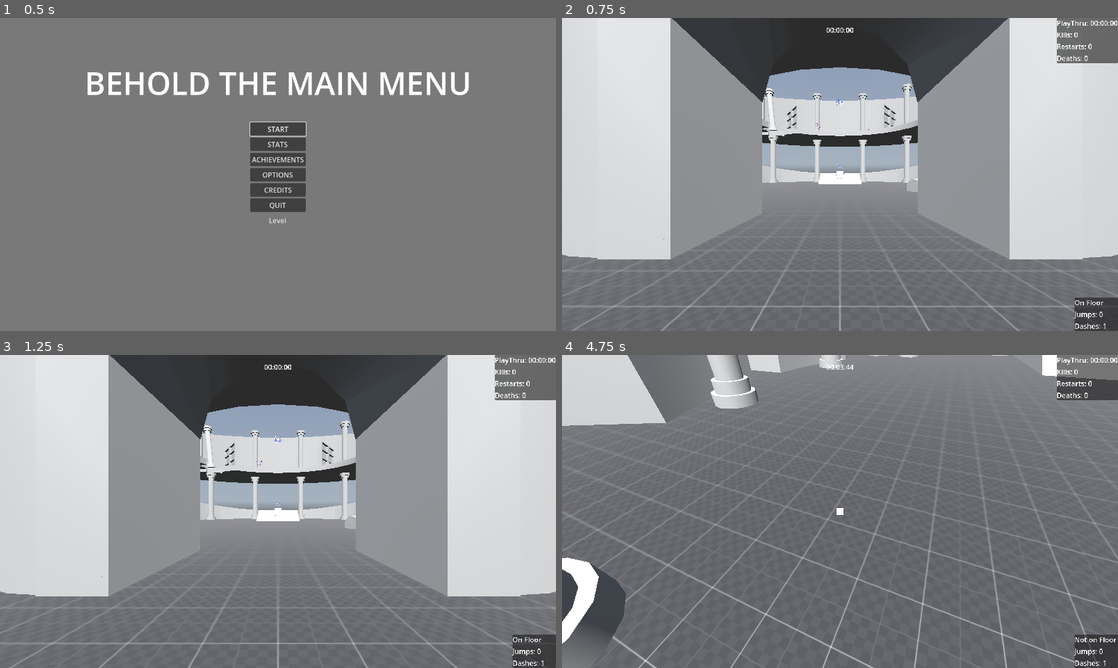
Above: before the commit, frames 1-4 (two rows, left to right).
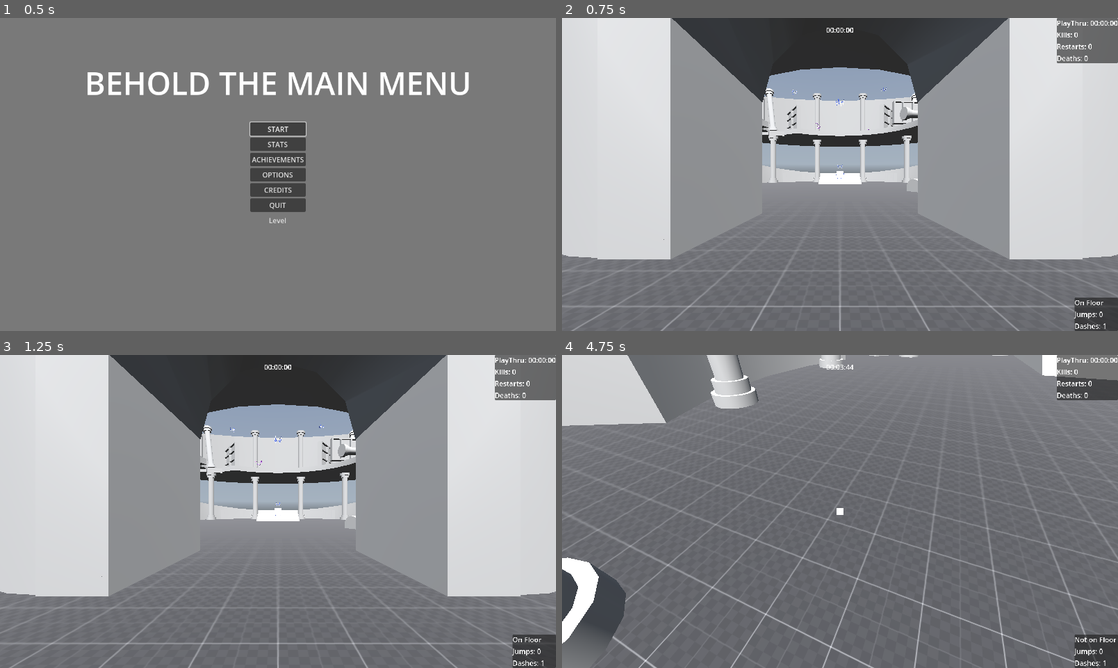
Above: after the commit, the same moments.

Repository: lucasrumney94/GodotGoneWild
Game: Godot game, scene res://Main/main_menu.tscn
The game is run twice, just before and just after one commit, with the same random seed, the same clock (stepped at 60 frames per second) and the same inputs. The engine's default icon, where the game draws it, is replaced by a stand-in: a white triangle on a blue panel in a dark square. A sky picture missing from this copy of the repository is replaced by a grey-blue gradient.
Inputs (mouse positions are in pixels of both pictures, inside the frame that each line leads up to):
- Up to frame 1 (0.5 s): no input
- Up to frame 2 (0.75 s): click "START" at 0.5 s
- Up to frame 3 (1.25 s): no input
- Up to frame 4 (4.75 s): tap Enter at 1.25 s; move the mouse to (834, 517) at 1.27 s; hold W (move_forward) 1.28-3.53 s; click (834, 517) at 1.35 s; tap Space (jump) at 1.52, 2.27, 3.77, 4.52 s; move the mouse to (878, 514) at 2.02 s; right-click (878, 514) at 2.1 s; move the mouse to (795, 508) at 2.77 s; click (795, 508) at 2.85 s; move the mouse to (845, 511) at 3.52 s; hold A (move_left) 3.53-4.28 s; right-click (845, 511) at 3.6 s; move the mouse to (817, 505) at 4.27 s; hold W (move_forward) from 4.28 s (still down); click (817, 505) at 4.35 s

Frame 1 is identical in both runs. In frame 2, 0.2% of the frame differs, in the area x 41-64%, y 20-34%; in frame 3, 0.2%; in frame 4, 0.3%, in the area x 33-40%, y 0-6%.

Commit message:
Update Stage 1 - Floor 2 Complete!
Finally, I have a 2nd floor that I don't hate and doesn't make me pull out my hair. Huzzah.

Diff:
--- a/godot-wild-tower/Main/Stages/stage_1.tscn
+++ b/godot-wild-tower/Main/Stages/stage_1.tscn
@@ -124,18 +124,6 @@
 operation = 2
 size = Vector3(9, 10, 16)
 
-[node name="SideArchCut" type="CSGCylinder3D" parent="First Floor/Stairs"]
-transform = Transform3D(-4.37114e-08, 1, -4.37114e-08, 0, -4.37114e-08, -1, -1, -4.37114e-08, 1.91069e-15, -23.5, 3, 0)
-operation = 2
-radius = 1.5
-height = 4.0
-sides = 12
-
-[node name="SideBoxCut" type="CSGBox3D" parent="First Floor/Stairs"]
-transform = Transform3D(-4.37114e-08, 0, 1, 0, 1, 0, -1, 0, -4.37114e-08, -23.5, 1, 0)
-operation = 2
-size = Vector3(3, 4, 4)
-
 [node name="Landing" type="CSGCombiner3D" parent="First Floor"]
 use_collision = true
 
@@ -311,10 +299,10 @@
 transform = Transform3D(1.87939, 0, -0.68404, 0, 2, 0, 0.68404, 0, 1.87939, 5.5, 0, -19.5)
 
 [node name="Column2" parent="Second Floor/2ndColumns" instance=ExtResource("8_j6044")]
-transform = Transform3D(1.41421, 0, -1.41421, 0, 2, 0, 1.41421, 0, 1.41421, 14.5, 0, -14.5)
+transform = Transform3D(1.41421, 0.64204, -1.26007, 0, 1.78201, 0.907979, 1.41421, -0.64204, 1.26007, 14.5, 0, -14.5)
 
 [node name="Column3" parent="Second Floor/2ndColumns" instance=ExtResource("8_j6044")]
-transform = Transform3D(1.87939, 0, 0.68404, 0, 2, 0, -0.68404, 0, 1.87939, 19.5, 0, -5.5)
+transform = Transform3D(0.627986, -1.89769, 0.066269, 0, -0.0697989, -1.99879, 1.89885, 0.627602, -0.0219164, 19.5, 0.7, -5.5)
 
 [node name="Column4" parent="Second Floor/2ndColumns" instance=ExtResource("8_j6044")]
 transform = Transform3D(0.785639, -1.83923, 8.03955e-08, -9.34881e-17, -8.74228e-08, -2, 1.83924, 0.785637, -3.43414e-08, 16.6149, -10.697, 5.17907)
@@ -381,6 +369,15 @@
 
 [node name="Bookcase12" parent="Second Floor/Bookcases" instance=ExtResource("11_fqk5l")]
 transform = Transform3D(-0.552243, 0, -0.833683, 0, 1, 0, 0.833683, 0, -0.552243, 10.1978, -9.53674e-07, -16.2562)
+
+[node name="Bookcase13" parent="Second Floor/Bookcases" instance=ExtResource("11_fqk5l")]
+transform = Transform3D(-0.809427, -0.508548, -0.29361, 3.93977e-08, 0.5, -0.866025, 0.58722, -0.700984, -0.404713, 19.1325, 0, -10.465)
+
+[node name="Bookcase14" parent="Second Floor/Bookcases" instance=ExtResource("11_fqk5l")]
+transform = Transform3D(4.34908e-08, -0.994953, -0.100344, -1, -4.37114e-08, 0, -4.38619e-09, 0.100344, -0.994953, 15.6631, 2.02082, -7.9424)
+
+[node name="Bookcase15" parent="Second Floor/Bookcases" instance=ExtResource("11_fqk5l")]
+transform = Transform3D(0.101056, 0.994881, 4.34876e-08, 0, -4.37114e-08, 1, 0.99488, -0.101056, -4.41731e-09, 20.3972, 0.5, -0.944204)
 
 [node name="2ndEnemies" type="Node3D" parent="Second Floor"]
 transform = Transform3D(1, 0, 0, 0, 1, 0, 0, 0, 1, 0, 0.5, 0)
@@ -410,18 +407,24 @@
 
 [node name="MobileEnemy3" parent="Second Floor/2ndEnemies" node_paths=PackedStringArray("path_points") instance=ExtResource("9_tiv3e")]
 transform = Transform3D(1, 0, 0, 0, 1, 0, 0, 0, 1, -4.97542, -9.53674e-07, -15.7115)
-path_points = [NodePath("../3ndPath1"), NodePath("../3ndPath2"), NodePath("../3ndPath3")]
+path_points = [NodePath("../3rdPath1"), NodePath("../3rdPath2"), NodePath("../3rdPath3")]
 loop_path = true
 add_start_pos_to_path = true
 
-[node name="3ndPath1" type="Node3D" parent="Second Floor/2ndEnemies"]
+[node name="3rdPath1" type="Node3D" parent="Second Floor/2ndEnemies"]
 transform = Transform3D(1, 0, 0, 0, 1, 0, 0, 0, 1, -2.54751, 0, -19.4229)
 
-[node name="3ndPath2" type="Node3D" parent="Second Floor/2ndEnemies"]
+[node name="3rdPath2" type="Node3D" parent="Second Floor/2ndEnemies"]
 transform = Transform3D(1, 0, 0, 0, 1, 0, 0, 0, 1, -6.54362, 0, -23.3845)
 
-[node name="3ndPath3" type="Node3D" parent="Second Floor/2ndEnemies"]
+[node name="3rdPath3" type="Node3D" parent="Second Floor/2ndEnemies"]
 transform = Transform3D(1, 0, 0, 0, 1, 0, 0, 0, 1, -7.85352, -9.53674e-07, -18.4684)
+
+[node name="BasicEnemy" parent="Second Floor/2ndEnemies" instance=ExtResource("9_ixssy")]
+transform = Transform3D(1, 0, 0, 0, 1, 0, 0, 0, 1, 9.67, 8, -15.532)
+
+[node name="BasicEnemy2" parent="Second Floor/2ndEnemies" instance=ExtResource("9_ixssy")]
+transform = Transform3D(1, 0, 0, 0, 1, 0, 0, 0, 1, -10.414, 8, -16.981)
 
 [node name="2ndStairs" type="CSGCombiner3D" parent="Second Floor"]
 transform = Transform3D(1, 0, 0, 0, 1, 0, 0, 0, 1, 0, 0.5, 0)
